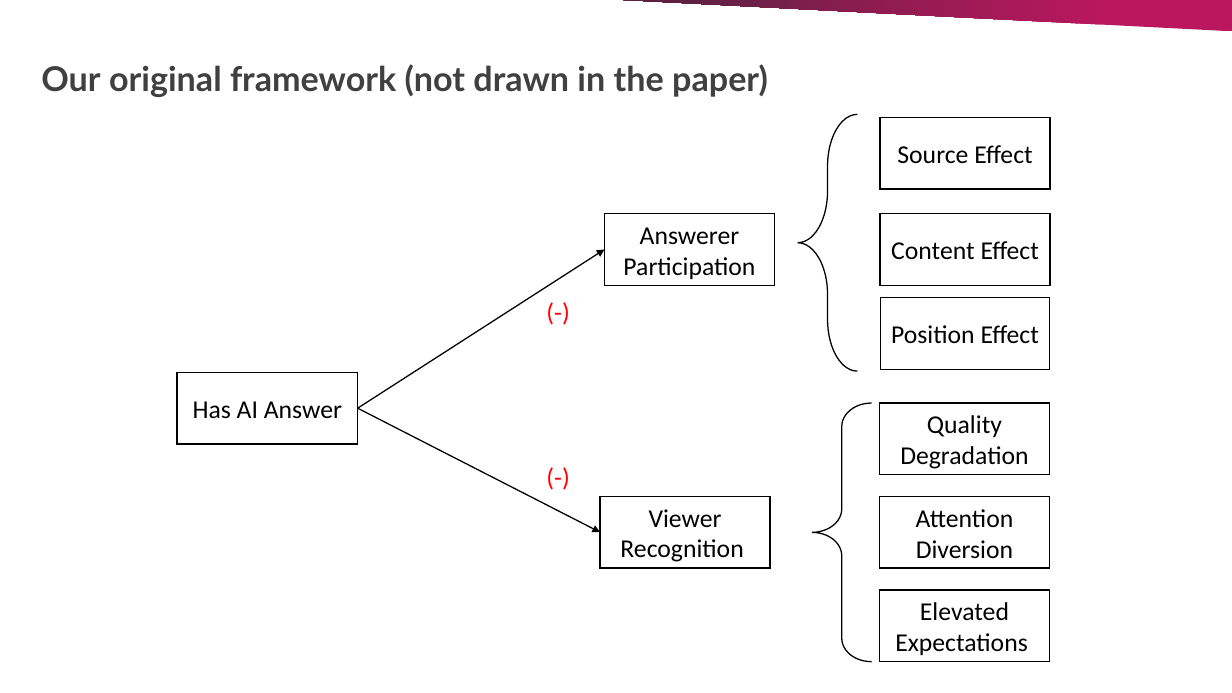
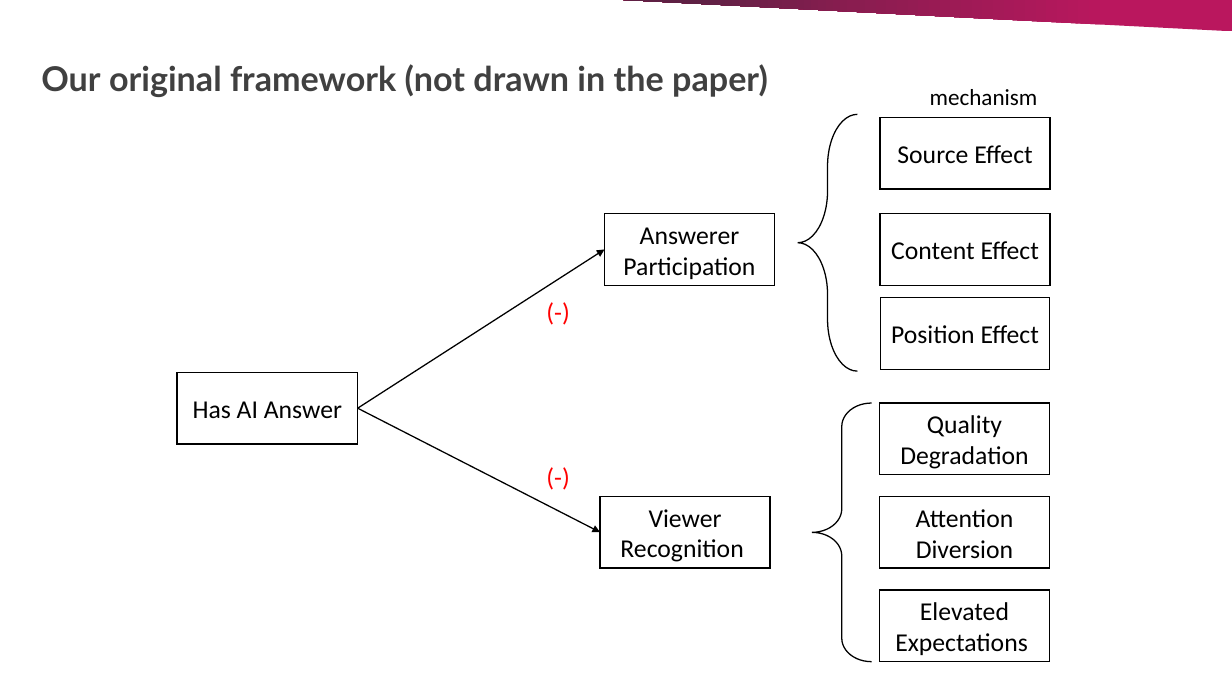
Before and after one commit to chen-junluo/geek-community, a slide deck: slide 5 of Projects/MISQ/MISQ round 2/SE meeting slide_260610.pptx. Drawn at 1232x693 pixels with LibreOffice and Linux fonts; fonts in the diff are those of the drawing. Boxes give left, top, right and bottom in pixels: in the first picture for what was removed or moved away, otherwise in the second. Text is boxed around its words. In the diff, an @@ line names an element or a change of style, - is before the commit and + after.

```diff
--- a/Projects/MISQ/MISQ round 2/SE meeting slide_260610.pptx
+++ b/Projects/MISQ/MISQ round 2/SE meeting slide_260610.pptx
@@ text added at <box>930,89,1038,105</box>, 18 pt, text #000000 @@
+mechanism
```
Also in this commit, not shown: 4 other slides changed, 4 other files.
